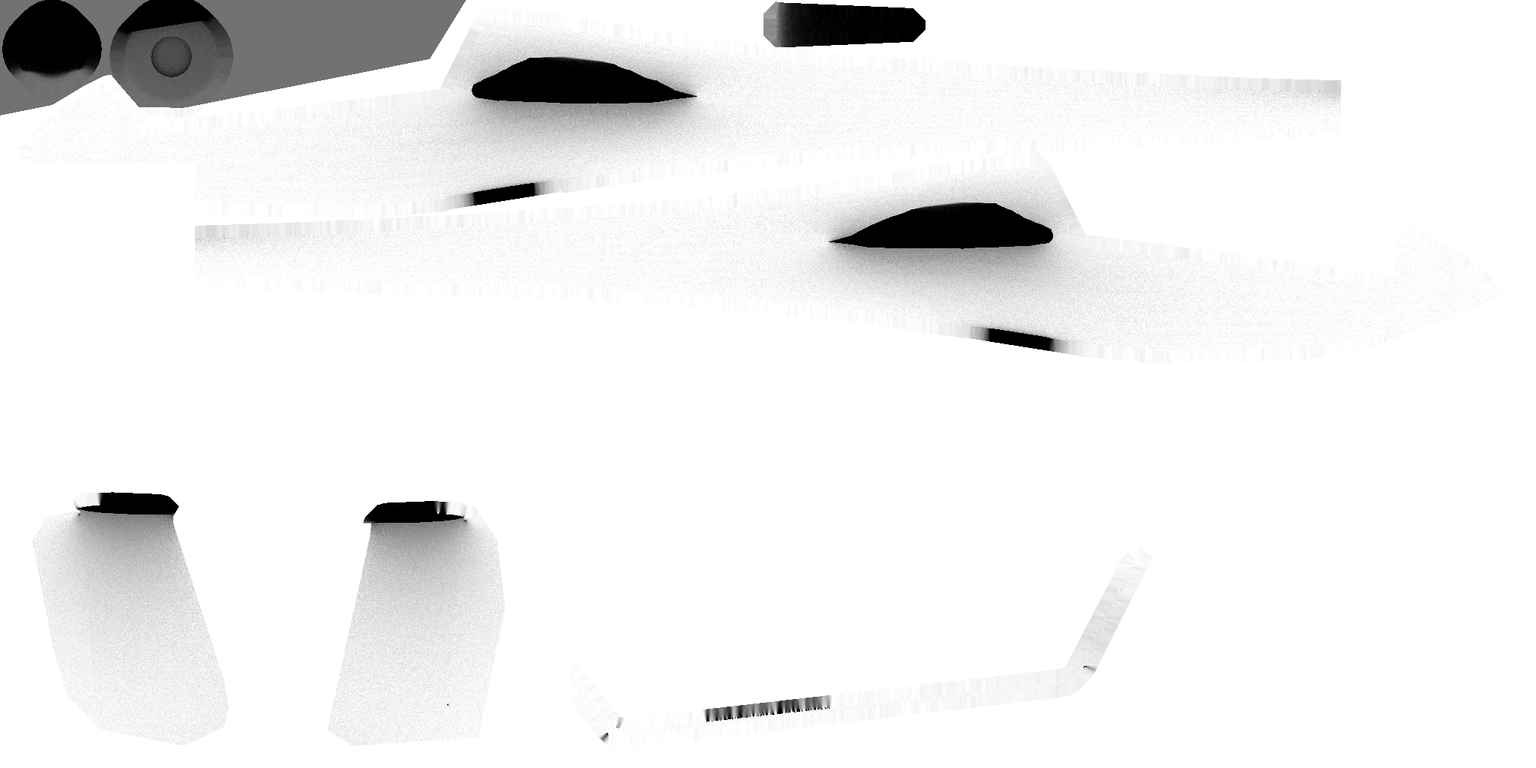
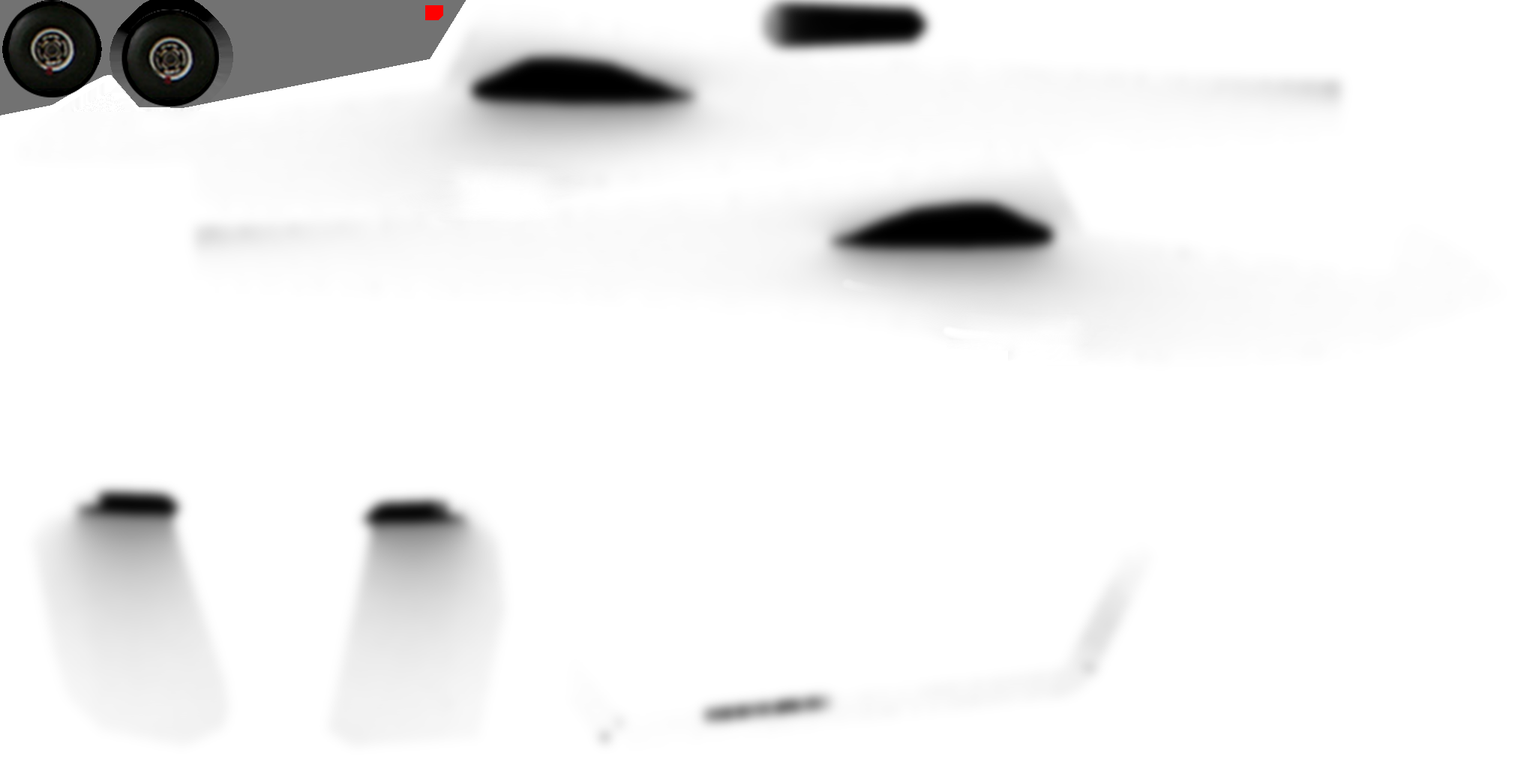
Layers edited between the first and the second w=1536, h=768 image:
added layer "ls8.png #1" above "ls8.png" over [2, 0, 459, 113]
painted on "ls8.png" over [2, 0, 1504, 751]
